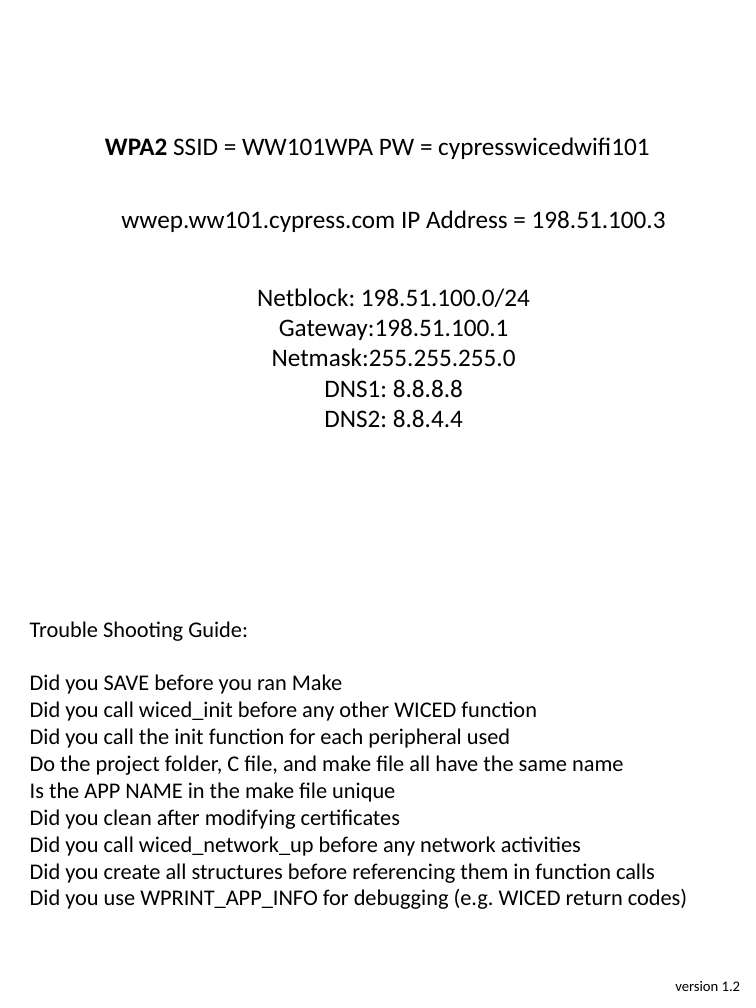
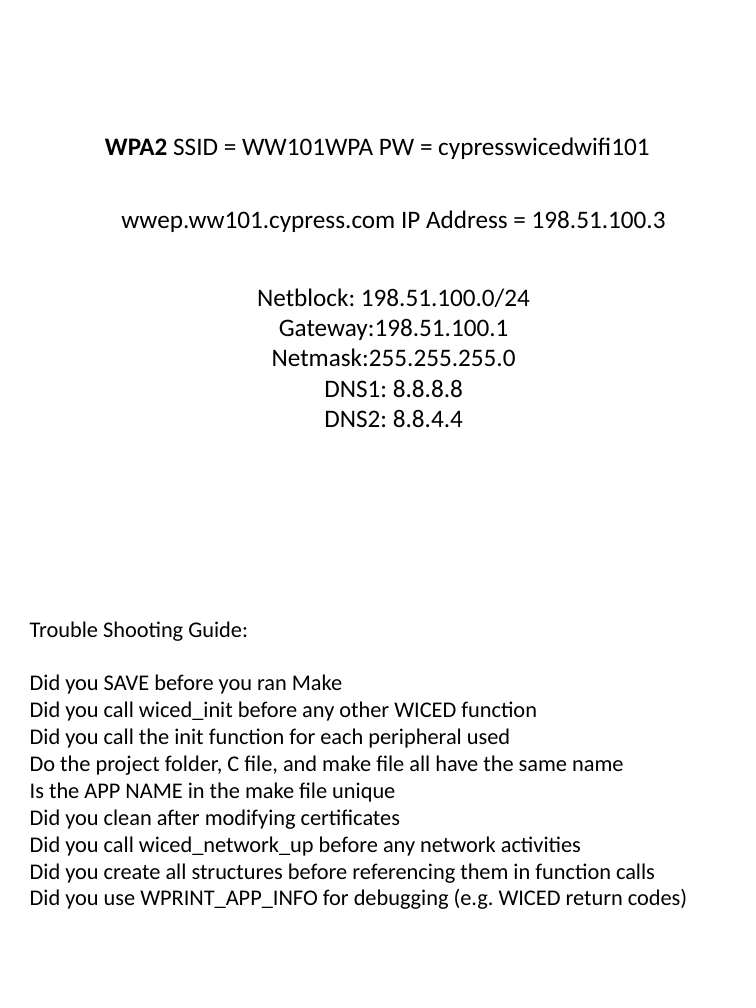
Before and after one commit to iotexpert/WW101, a slide deck: slide 2 of labmanual/English/WW101-Binder-Cover.pptx. Drawn at 756x1008 pixels with LibreOffice and Linux fonts; fonts in the diff are those of the drawing. Boxes give left, top, right and bottom in pixels: in the first picture for what was removed or moved away, otherwise in the second. Text is boxed around its words. In the diff, an @@ line names an element or a change of style, - is before the commit and + after.

```diff
--- a/labmanual/English/WW101-Binder-Cover.pptx
+++ b/labmanual/English/WW101-Binder-Cover.pptx
@@ text removed at [675,981,741,991] @@
-version 1.2
```
Also in this commit, not shown: 1 other slide changed, 1 other file.
